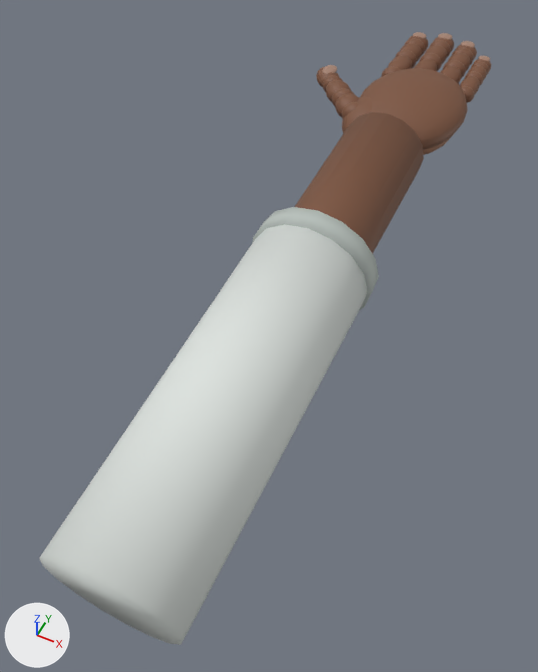
The glTF model public/models/science-lab/props/first-person-hands.glb as it was, and as the next commit left it.
Camera for both pictures: a 50 mm lens placed at (0.149, -0.527, 0.353), pointed at (-0.023, -0.183, -0.077). The axes (+X, +Y, +Z) are drawn at lower left. The lights are the same throughout. The older version comes first. Vertices at exactly the same position are counted once.

The first picture shows 'Articulated hand with individual fingers'.
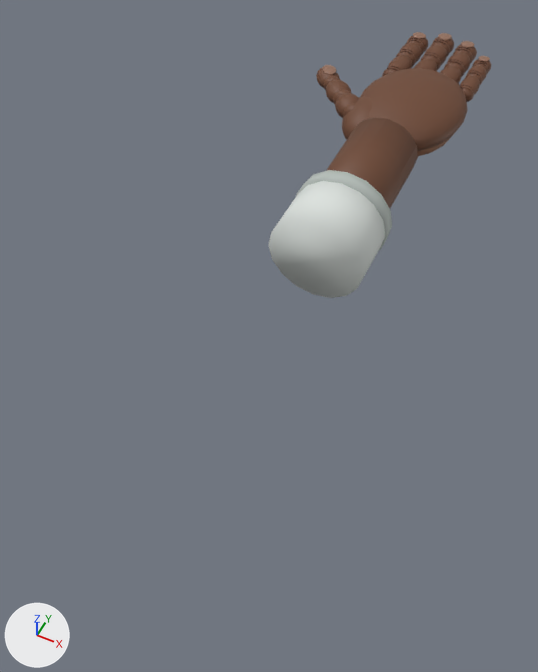
Pixel boxes (x1, y1, x2, y2) of what changed, in the pictures (538 x 672 px; the box of a moved part takes in the faces that stretch with it):
'Articulated hand with individual fingers', reshaped (51% narrower, 57% shorter)
    before: (39, 32, 491, 645)
    after: (268, 32, 491, 298)
part 1 of me_sphere_042, moved or reshaped
    before: (295, 112, 424, 254)
    after: (326, 117, 418, 208)
part 2 of me_sphere_042, moved or reshaped
    before: (252, 207, 379, 309)
    after: (268, 181, 385, 298)
part 3 of me_sphere_042, moved or reshaped
    before: (39, 224, 368, 645)
    after: (296, 170, 392, 250)
part 4 of me_sphere_042, cut back
    before: (322, 32, 491, 119)
    after: (322, 32, 491, 117)

The edits, one by one:
Material 'Natural joint creases' (mat_natural_joint_creases) is new.
Its base color is (0.115, 0.041, 0.02) (brown #5f3927).
Its roughness is 0.8.
me_sphere_042 is used by ob_articulated_hand_with_individual_fingers; location (0.0, 0.0, 0.0).
me_sphere_042 had 7012 vertices, 13860 faces and spanned x -0.098..0.047, y -0.425..0.182, z -0.089..0.034.
me_sphere_042 now has 13012 vertices, 25380 faces and spans x -0.098..0.047, y -0.158..0.182, z -0.049..0.03.
me_sphere_042 part 1: the loose piece of 32 vertices spanning x -0.034..0.034, y -0.283..-0.015, z -0.06..0.034 is multiplied about its middle by the matrix ((0.853, 0.0, 0.0), (0.0, 0.393, -0.036), (0.0, -0.05, 0.849)), then moved by (0.0, 0.08, 0.008).
me_sphere_042 part 2: the loose piece of 32 vertices spanning x -0.047..0.047, y -0.17..-0.142, z -0.063..0.033 is multiplied about its middle by the matrix ((0.787, 0.0, 0.0), (0.0, 3.392, 0.366), (0.0, 0.149, 0.81)), then moved by (0.0, 0.028, 0.005), in mat_cotton_laboratory_coat (light grey #dde2de).
me_sphere_042 part 3: the loose piece of 32 vertices spanning x -0.045..0.045, y -0.425..-0.145, z -0.089..0.031 is multiplied about its middle by the matrix ((0.844, 0.0, 0.0), (0.0, 0.052, -0.065), (0.0, -0.089, 0.837)), then moved by (0.0, 0.181, 0.02), in mat_cuff_stitching (light grey #b8c0bc).
me_sphere_042 part 4: 153 vertices moved within x -0.091..0.039, y 0.018..0.179, z -0.009..0.009; 3176 vertices removed from x -0.092..0.044, y 0.004..0.18, z -0.023..0.01; 9176 vertices added at x -0.092..0.043, y 0.004..0.178, z -0.023..0.009.
me_sphere_042 gains material mat_natural_joint_creases (brown #5f3927).
